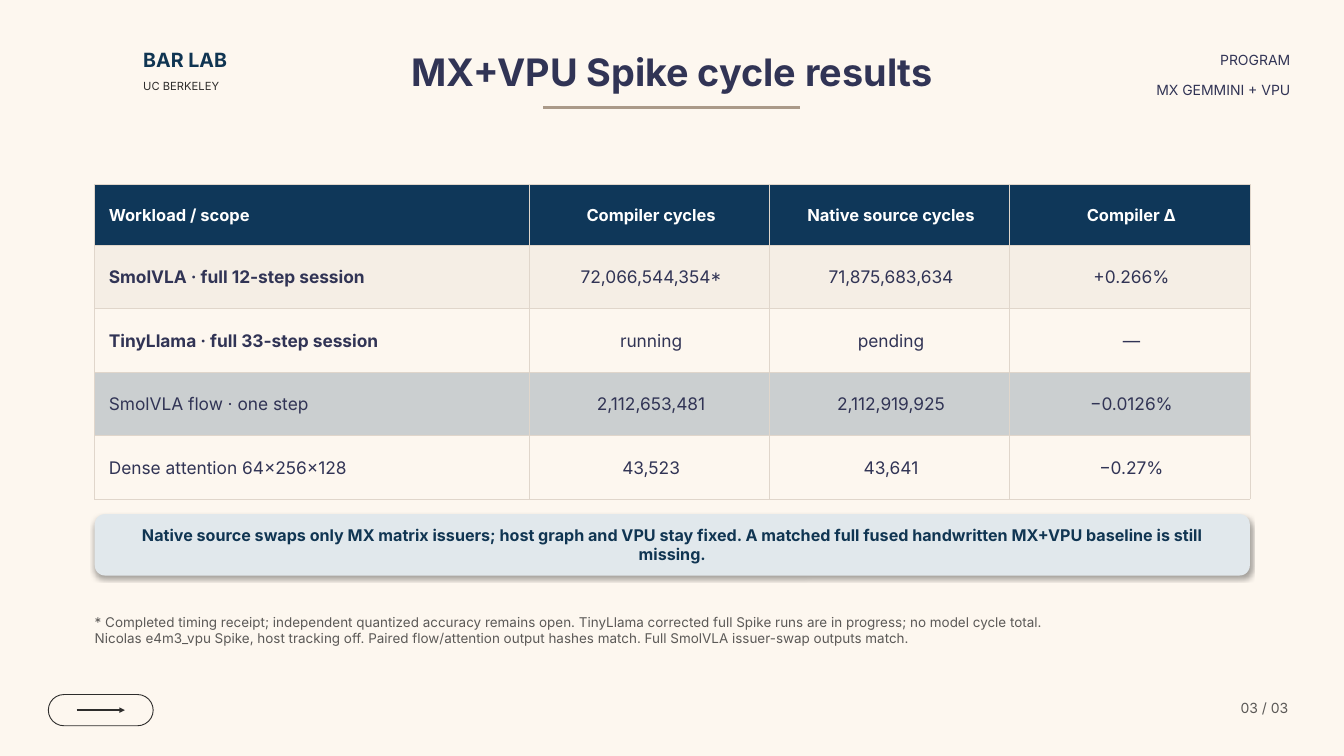
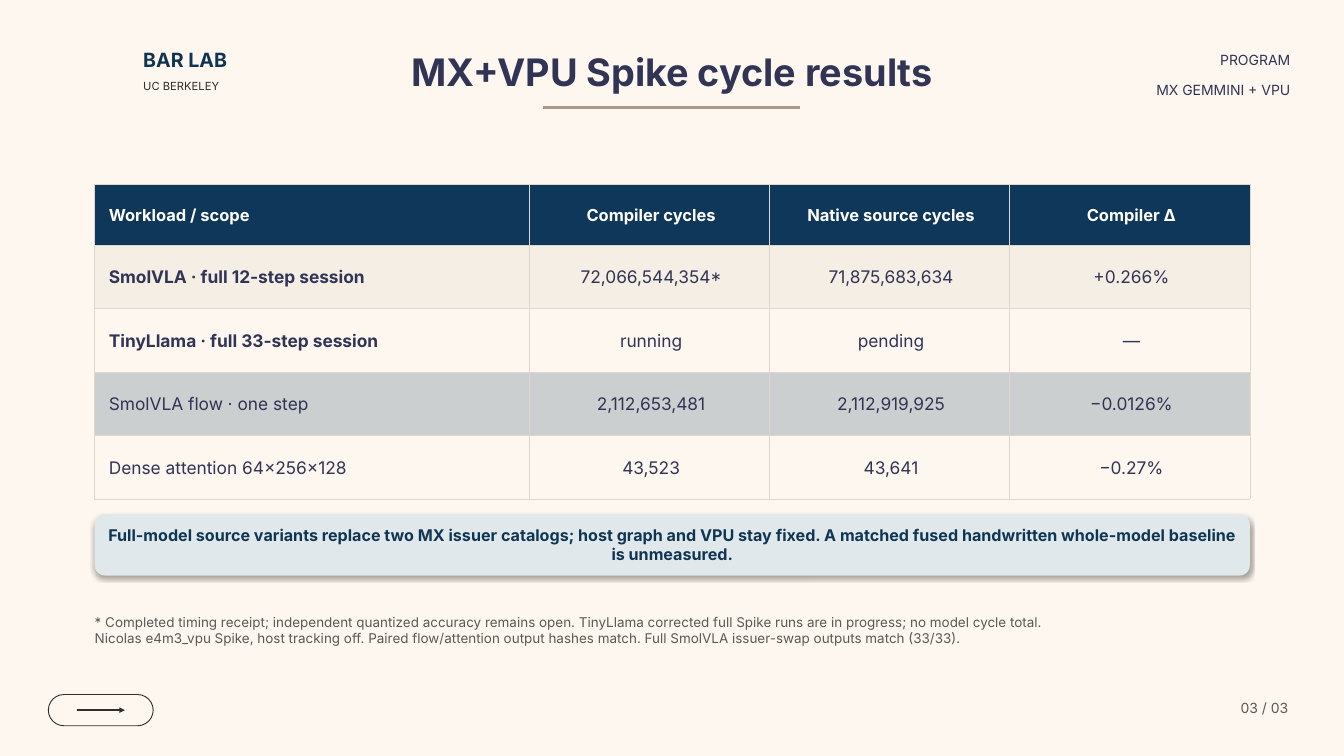
Before and after one commit to ucb-bar/mx-gemmini-mlir, a slide deck: slide 3 of docs/presentations/mx_gemmini_dialect_overview.pptx. Drawn at 1344x756 pixels with LibreOffice and Linux fonts; fonts in the diff are those of the drawing; background and template pictures are left out. Boxes give left, top, right and bottom in pixels: in the first picture for what was removed or moved away, otherwise in the second. Text is boxed around its words. In the diff, an @@ line names an element or a change of style, - is before the commit and + after.

```diff
--- a/docs/presentations/mx_gemmini_dialect_overview.pptx
+++ b/docs/presentations/mx_gemmini_dialect_overview.pptx
@@ text in rounded rectangle at [108, 528, 1236, 560]: text changed @@
-Native source swaps only MX matrix issuers; host graph and VPU stay fixed. A matched full fused handwritten MX+VPU baseline is still missing.
+Full-model source variants replace two MX issuer catalogs; host graph and VPU stay fixed. A matched fused handwritten whole-model baseline is unmeasured.
@@ text at [95, 632, 960, 646]: text changed @@
-Nicolas e4m3_vpu Spike, host tracking off. Paired flow/attention output hashes match. Full SmolVLA issuer-swap outputs match.
+Nicolas e4m3_vpu Spike, host tracking off. Paired flow/attention output hashes match. Full SmolVLA issuer-swap outputs match (33/33).
```
Also in this commit, not shown: 1 other slide changed, 3 other files.
